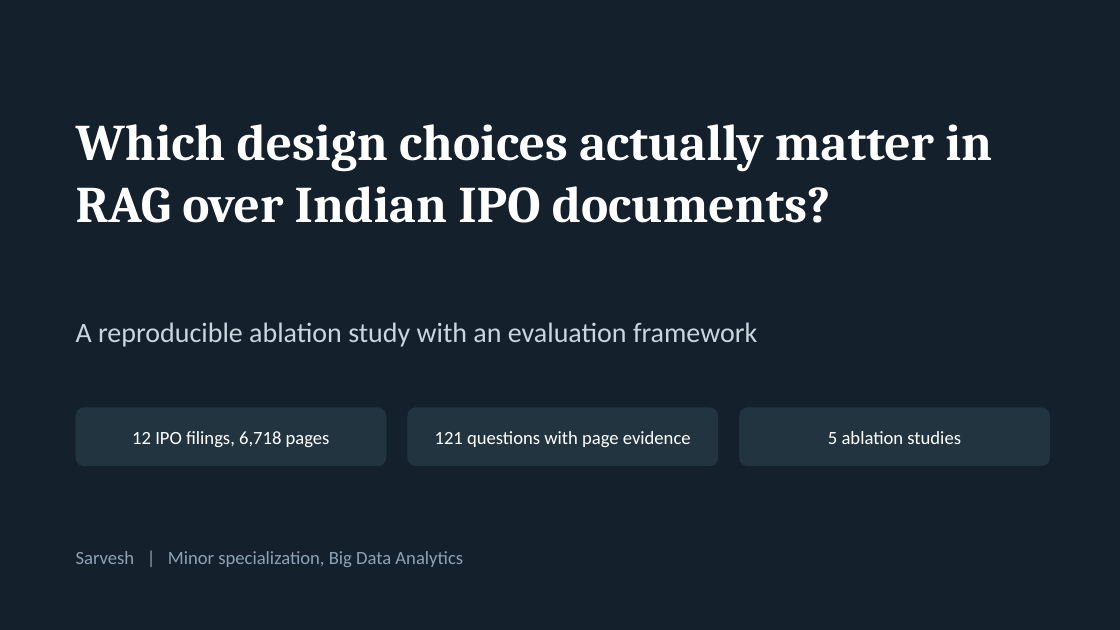
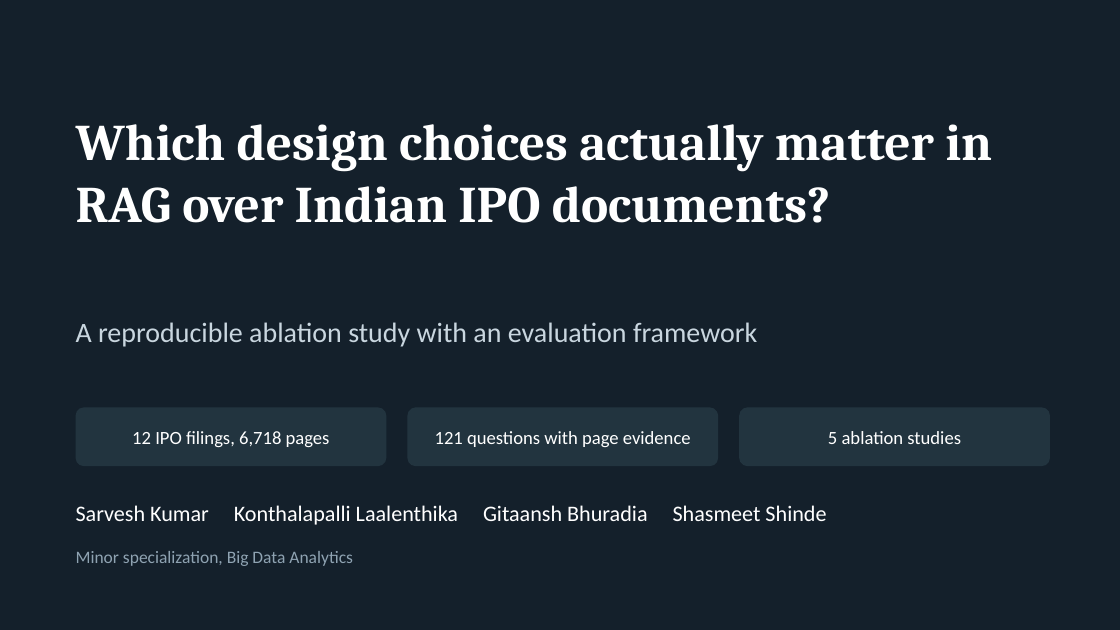
Before and after one commit to DarkkReaper007/RAG-for-financial-analysis, a slide deck: slide 1 of paper/slides.pptx. Drawn at 1120x630 pixels with LibreOffice and Linux fonts; fonts in the diff are those of the drawing. Boxes give left, top, right and bottom in pixels: in the first picture for what was removed or moved away, otherwise in the second. Text is boxed around its words. In the diff, an @@ line names an element or a change of style, - is before the commit and + after.

```diff
--- a/paper/slides.pptx
+++ b/paper/slides.pptx
@@ text added at [76,505,826,525], 19 pt, text #FFFFFF @@
+Sarvesh Kumar Konthalapalli Laalenthika Gitaansh Bhuradia Shasmeet Shinde
@@ text at [76,551,353,566]: text changed; size 16 to 15 pt @@
-Sarvesh | Minor specialization, Big Data Analytics
+Minor specialization, Big Data Analytics
```
Also in this commit, not shown: 20 other slides changed, 4 slides removed, 3 other files.
